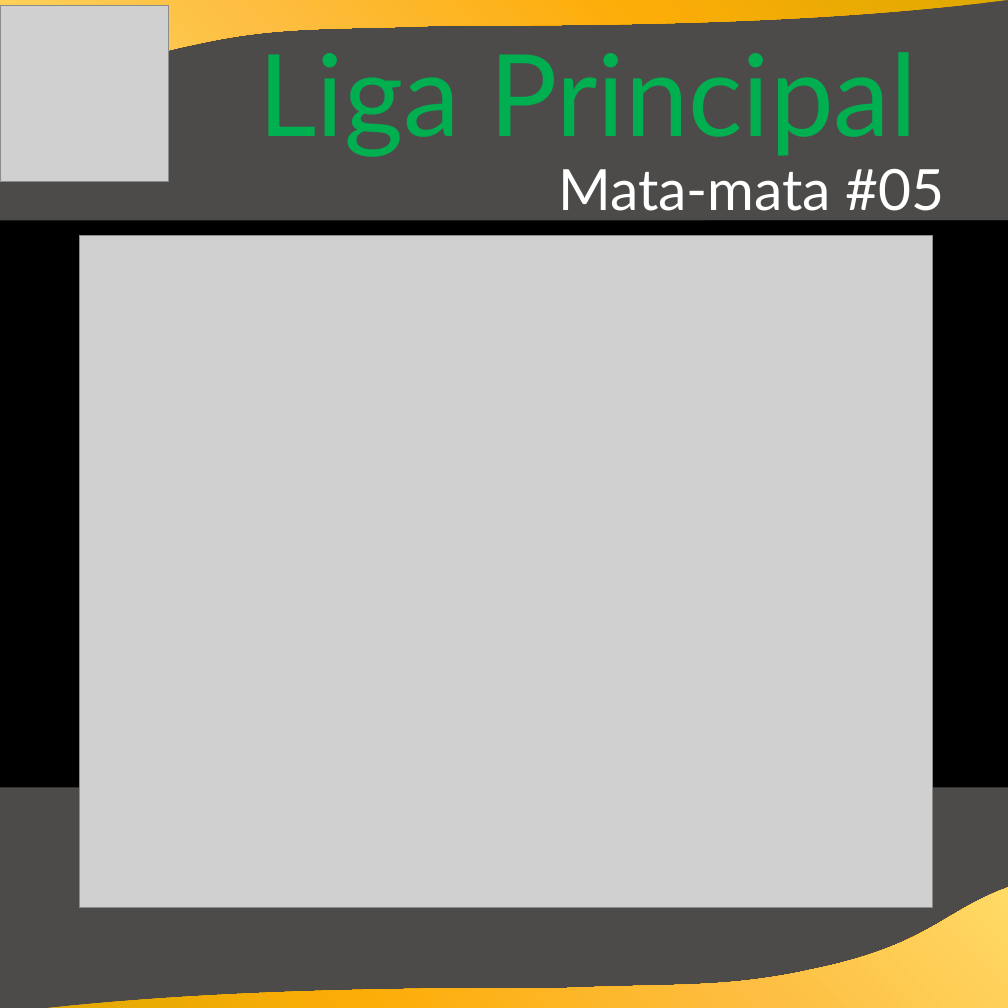
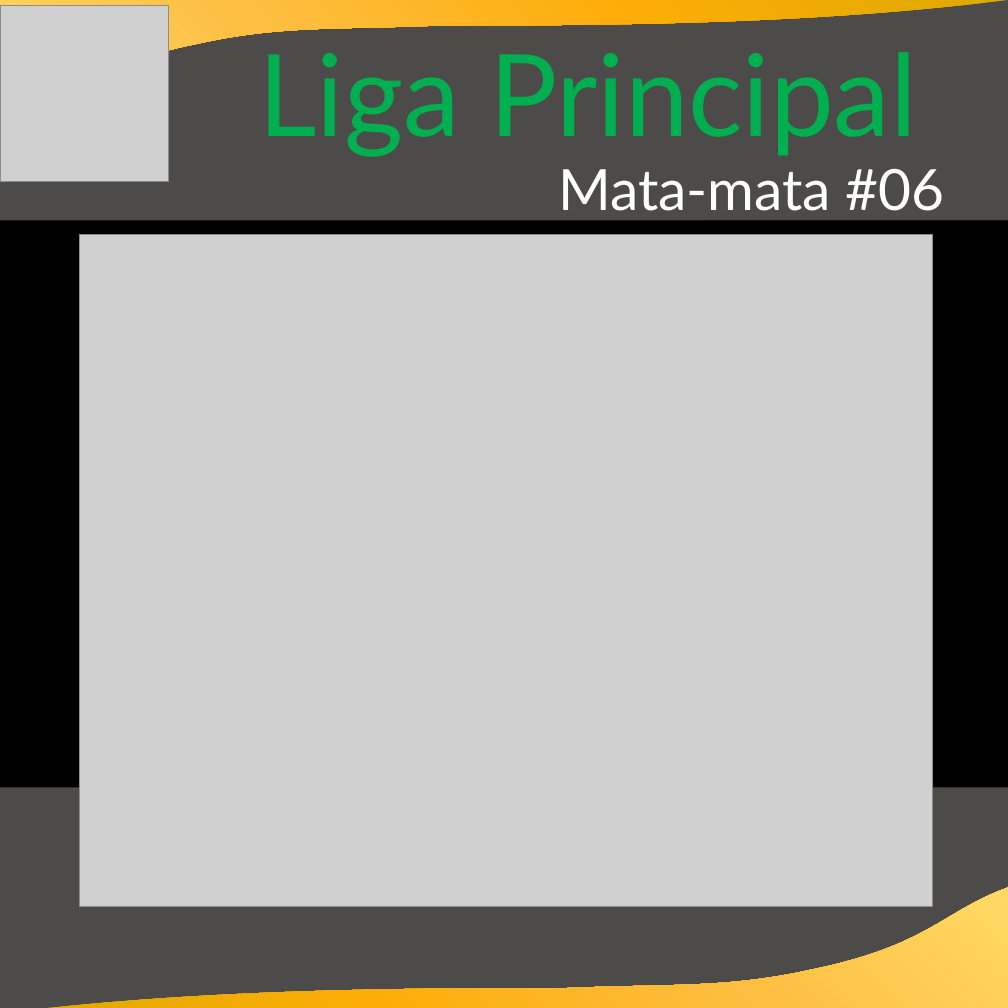
Before and after one commit to cknakayama/automacao_ligaroletarussa2021, a slide deck: slide 7 of Informativos.pptx. Drawn at 1008x1008 pixels with LibreOffice and Linux fonts; fonts in the diff are those of the drawing; grey boxes stand for pictures; background and template pictures are left out. Boxes give left, top, right and bottom in pixels: in the first picture for what was removed or moved away, otherwise in the second. Text is boxed around its words. In the diff, an @@ line names an element or a change of style, - is before the commit and + after.

```diff
--- a/Informativos.pptx
+++ b/Informativos.pptx
@@ text at bbox=[558, 169, 945, 211]: text changed @@
-Mata-mata #05
+Mata-mata #06
```
Also in this commit, not shown: 8 other slides changed, 3 other files.
